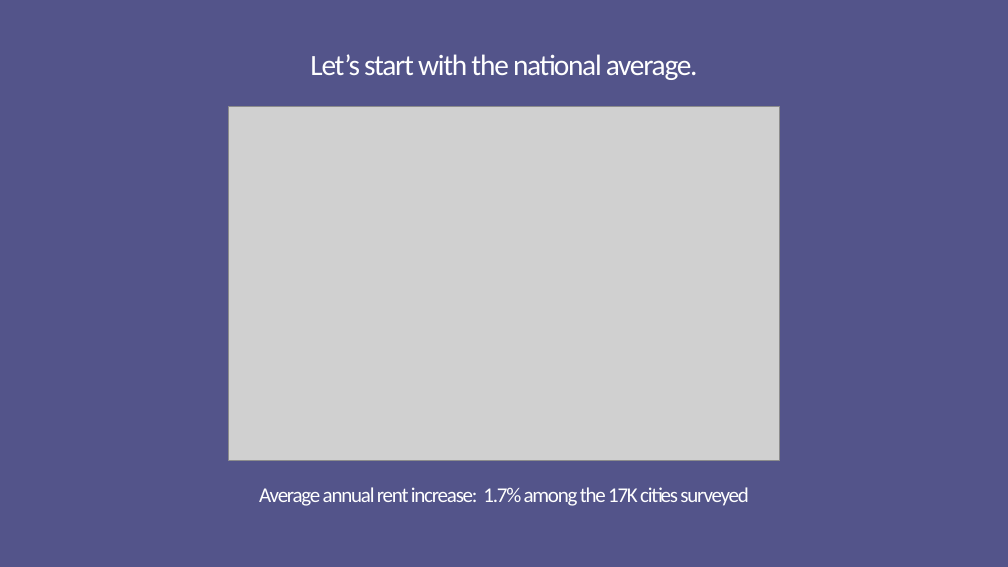
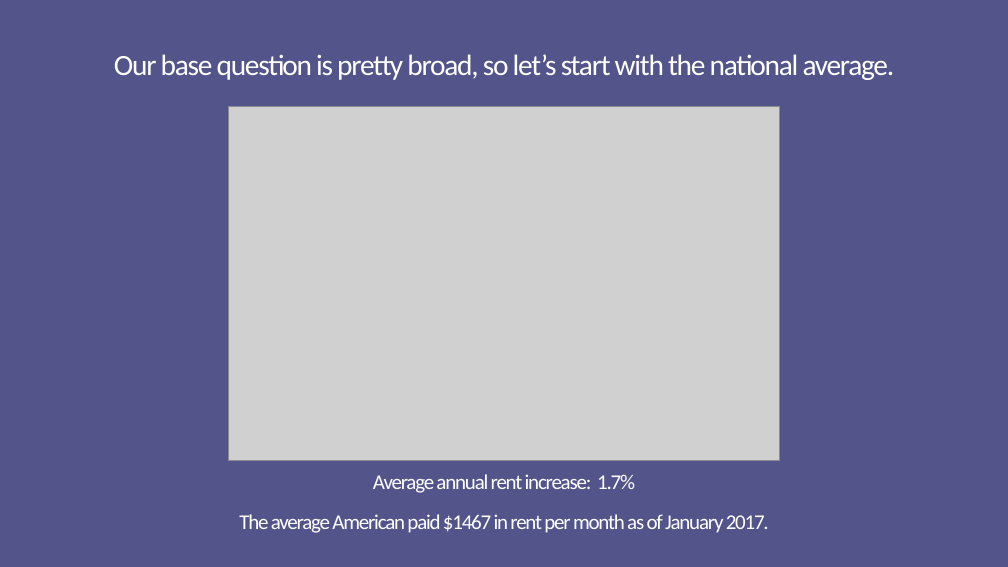
Before and after one commit to marcusmcb/group-project-1, a slide deck: slide 8 of resources/powerpoint/uci-rental-presentation.pptx (slide 7 before the commit). Drawn at 1008x567 pixels with LibreOffice and Linux fonts; fonts in the diff are those of the drawing; grey boxes stand for pictures. Boxes give left, top, right and bottom in pixels: in the first picture for what was removed or moved away, otherwise in the second. Text is boxed around its words. In the diff, an @@ line names an element or a change of style, - is before the commit and + after.

```diff
--- a/resources/powerpoint/uci-rental-presentation.pptx
+++ b/resources/powerpoint/uci-rental-presentation.pptx
@@ text at [114,54,895,80]: text changed @@
-Let’s start with the national average.
+Our base question is pretty broad, so let’s start with the national average.
@@ title at [239,474,769,533]: text changed @@
-Average annual rent increase: 1.7% among the 17K cities surveyed
+Average annual rent increase: 1.7%
+The average American paid $1467 in rent per month as of January 2017.
```
Also in this commit, not shown: 15 other slides changed, 4 slides added, 2 slides removed, 1 other file.
